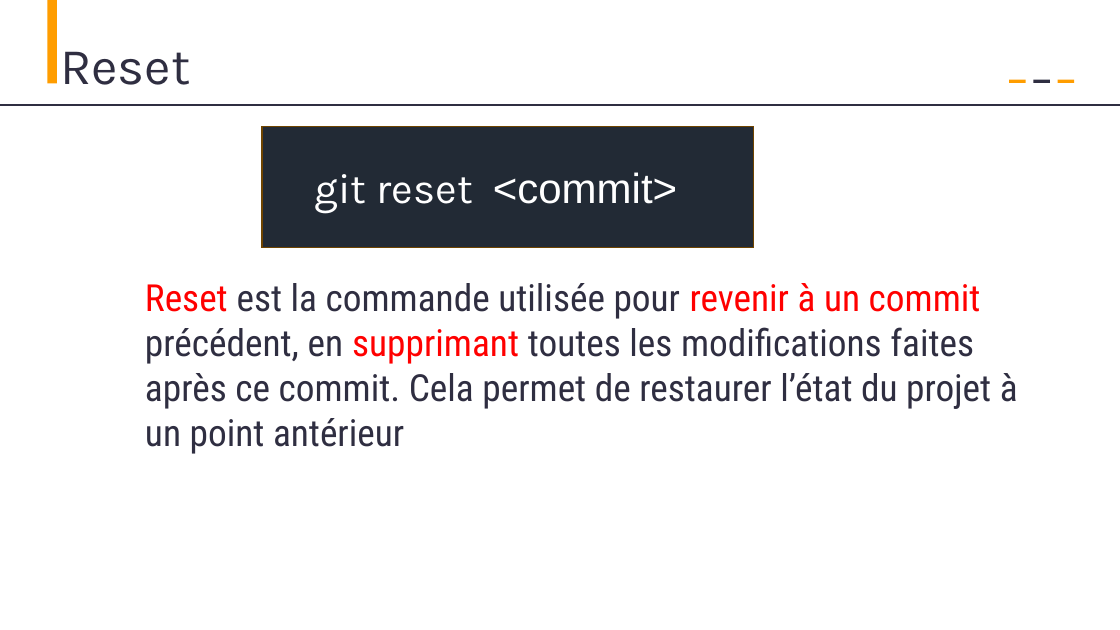
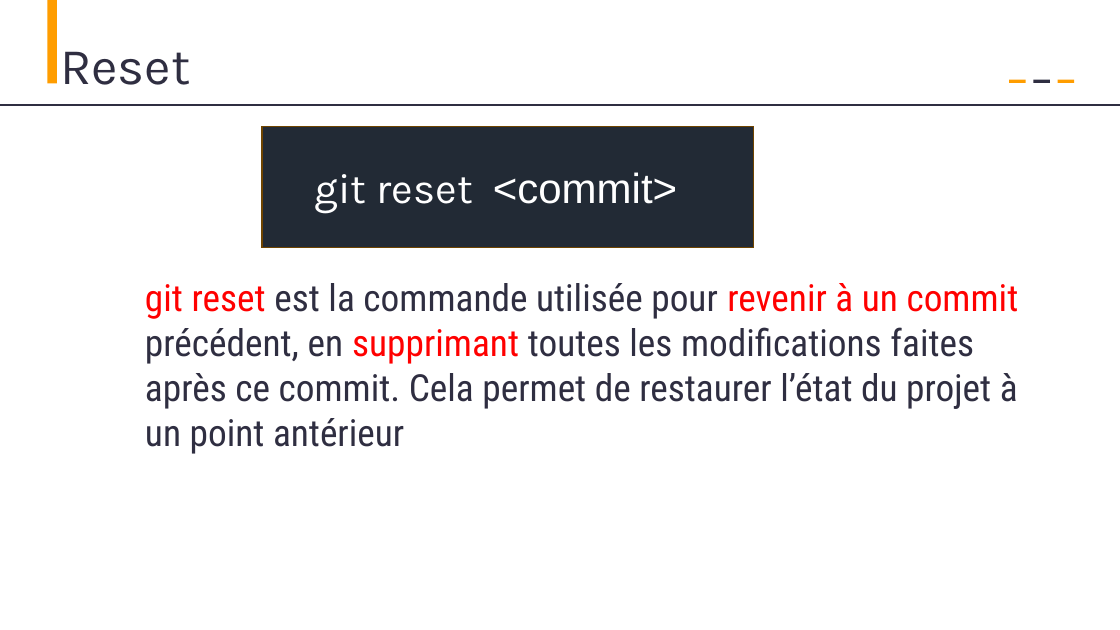
Before and after one commit to AbdessamadAbdaoui/Presentation_Git, a slide deck: slide 3 of presentation_Git.pptx. Drawn at 1120x630 pixels with LibreOffice and Linux fonts; fonts in the diff are those of the drawing. Boxes give left, top, right and bottom in pixels: in the first picture for what was removed or moved away, otherwise in the second. Text is boxed around its words. In the diff, an @@ line names an element or a change of style, - is before the commit and + after.

Commit message:
latest version

```diff
--- a/presentation_Git.pptx
+++ b/presentation_Git.pptx
@@ text at (145,283,1019,454): text changed @@
-Reset est la commande utilisée pour revenir à un commit précédent, en supprimant toutes les modifications faites après ce commit. Cela permet de restaurer l’état du projet à un point antérieur
+git reset est la commande utilisée pour revenir à un commit précédent, en supprimant toutes les modifications faites après ce commit. Cela permet de restaurer l’état du projet à un point antérieur
```
Also in this commit, not shown: 10 other slides changed, 4 slides added, 10 slides removed.
